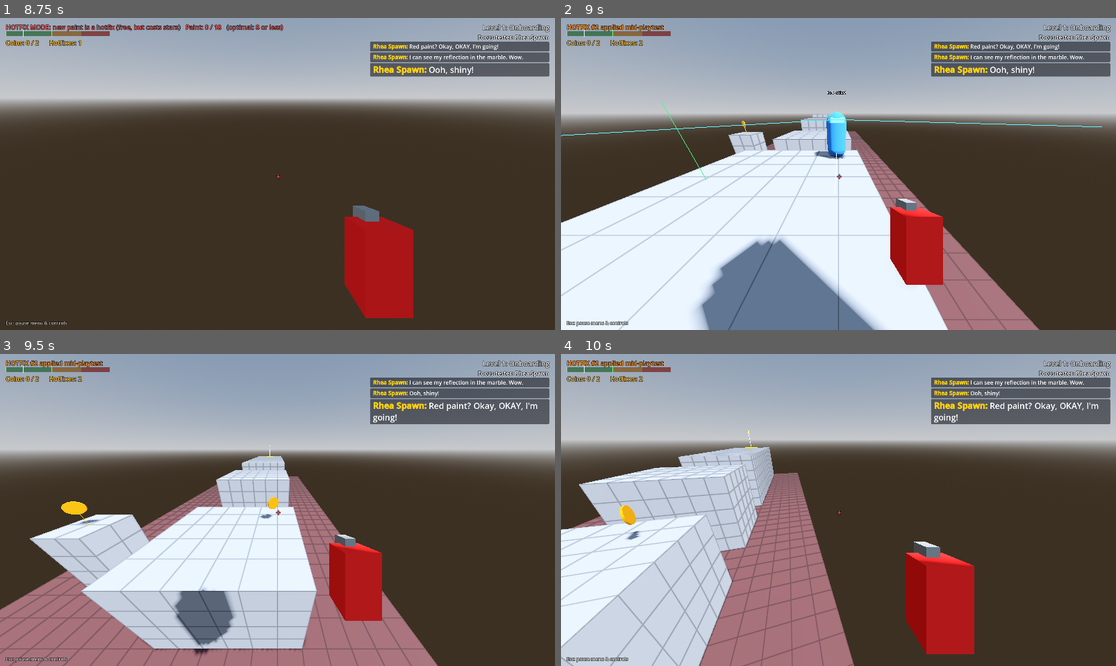
Above: before the commit, frames 1-4 (two rows, left to right).
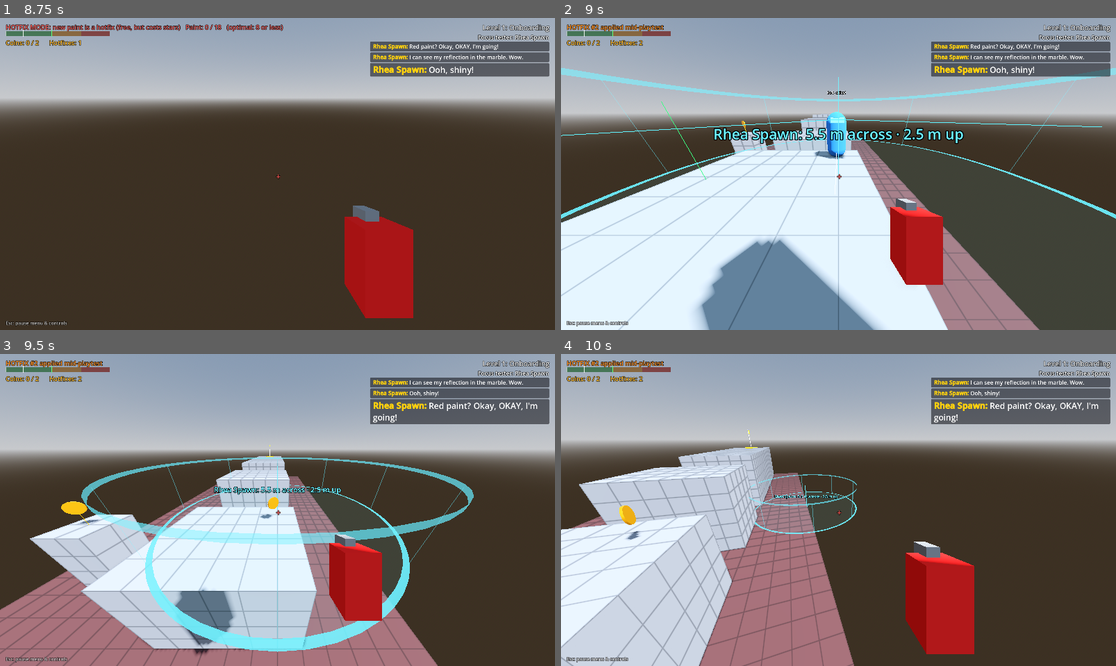
Above: after the commit, the same moments.

Repository: RSghr/yellow-paint
Game: Godot game, scene res://level_select.tscn
Two runs of this game, one before a commit and one after it. Both use one fixed random seed, a clock stepped at 60 frames per second and the inputs below.
Inputs (mouse positions are in pixels of both pictures, inside the frame that each line leads up to):
- Up to frame 1 (8.75 s): click "Start" at 0.5 s; click "Start" at 1.25 s; click (22, 42) at 2.02 s; click "Accept & grab the paint" at 2.75 s; click "Start session" at 3.5 s; tap Enter (start_test) at 4.25, 8 s; move the mouse to (271, 180) at 4.27 s; hold Space (jump) 4.28-5.03 s; hold W (move_forward) 4.28-6.5 s; click (271, 180) at 4.42 s; move the mouse to (316, 177) at 5.02 s; tap Backspace (clear_paint) at 5.1 s; tap Space (jump) at 5.27, 5.3, 5.57, 6.05, 7.52, 7.55, 7.82, 8.27, 8.3, 8.57 s; move the mouse to (233, 170) at 5.77 s; hold Z (lock_mouse) 5.78-6.5 s; drag from (305, 174) to (111, 127) at 6.52 s; move the mouse to (255, 167) at 7.27 s; press the mouse at (255, 167) at 7.28 s; hold W (move_forward) from 7.28 s (still down); tap V (toggle_ai_debug) at 7.9 s; move the mouse to (305, 174) at 8.02 s; release the mouse at (305, 174) at 8.03 s; right-click (305, 174) at 8.1 s
- Up to frame 2 (9 s): keep holding W (move_forward); tap R (reset_runner) at 8.75 s; move the mouse to (810, 174) at 8.77 s; hold Shift (sprint) from 8.78 s (still down); click (810, 174) at 8.92 s
- Up to frame 3 (9.5 s): keep holding W (move_forward); keep holding Shift (sprint); tap Space (jump) at 9.05 s
- Up to frame 4 (10 s): move the mouse to (849, 503) at 9.52 s; release W (move_forward) at 9.53 s; release Shift (sprint) at 9.53 s; hold D (move_right) from 9.53 s (still down); tap Enter (start_test) at 9.6 s; tap Space (jump) at 9.77, 9.8 s

Frame 1 is identical in both runs. In frame 2, 2.9% of the frame differs, in the area x 0-100%, y 16-65%; in frame 3, 5.5%, in the area x 14-86%, y 33-96%; in frame 4, 0.4%.

Commit message:
V debug view: jump reach cylinder
A single cylinder shows the current tester's reach: ground band = how far it
jumps, floating band = how high a ledge it can land on, with a label giving
the numbers. Drawn every frame, centred on the floor the operator aims at
(on the tester while spectating). Depth-tested, so ledges cut the bands.

Co-Authored-By: Claude Opus 5.5 <noreply@anthropic.com>
Claude-Session: https://claude.ai/code/session_01W5jG8cMnz72ugdxaP4H6QQ

Diff:
--- a/game.gd
+++ b/game.gd
@@ -39,6 +39,7 @@
 var round_stars: Array[int] = [0, 0, 0]  ## Stars per round (0 = not finished yet).
 var round_times: Array = [null, null, null]  ## {tester, session, lost} per finished round (logged, not scored).
 var _retry_hold := 0.0
+var _reach_anchor := Vector3.INF  ## Last floor the operator aimed at (the reach gizmo stays there when aiming at a wall).
 var _attempt_open := false  ## A playtest is running and its stats haven't been logged yet.
 var _round_tested := false  ## This round's tester has been started at least once (retries count after that).
 var _retry_lock := false  ## R must be released before another retry can start.
@@ -157,6 +158,7 @@
 
 func _process(delta: float) -> void:
 	_process_retry_hold(delta)
+	_update_reach_gizmo()
 	if _out_of_paint_timer > 0.0:
 		_out_of_paint_timer -= delta
 		if _out_of_paint_timer <= 0.0:
@@ -186,6 +188,19 @@
 		_start_round(round_index + 1)  # After the 3rd tester it's back to the computer (Tab).
 	elif event.is_action_pressed("back_to_menu"):
 		Progress.to_menu()
+
+
+## V (AI debug view): the tester's jump reach, centred where you aim (on a floor), or on the tester while spectating.
+func _update_reach_gizmo() -> void:
+	if not runner.debug_view:
+		return
+	if spectating:
+		runner.draw_reach(runner.feet())
+		return
+	var hit: Dictionary = operator._aim_ray()
+	if not hit.is_empty() and hit.normal.y > 0.7:
+		_reach_anchor = hit.position
+	runner.draw_reach(_reach_anchor if _reach_anchor != Vector3.INF else runner.feet())
 
 
 ## Hold R for `retry_hold_time` seconds to retry; a bar fills at the bottom of the screen.
--- a/runner.gd
+++ b/runner.gd
@@ -94,6 +94,9 @@
 		debug_view = value
 		if _debug_mesh:
 			_debug_mesh.visible = value
+		if _reach_mesh:
+			_reach_mesh.visible = value
+			_reach_label.visible = value
 
 var state := State.WAITING
 var session_time := 0.0  ## Seconds since the playtest started (stops at the flag). Logged, not scored.
@@ -148,6 +151,8 @@
 @onready var _body: Node3D = $Body
 @onready var _head: Node3D = $Body/Head
 var _debug_mesh: MeshInstance3D
+var _reach_mesh: MeshInstance3D  ## V: the jump reach cylinder (drawn every frame by draw_reach()).
+var _reach_label: Label3D
 
 
 func _ready() -> void:
@@ -1397,6 +1402,82 @@
 	_debug_mesh.material_override = mat
 	_debug_mesh.visible = debug_view
 	add_child(_debug_mesh)
+
+	_reach_mesh = MeshInstance3D.new()
+	_reach_mesh.top_level = true
+	_reach_mesh.mesh = ImmediateMesh.new()
+	var reach_mat := StandardMaterial3D.new()
+	reach_mat.shading_mode = BaseMaterial3D.SHADING_MODE_UNSHADED
+	reach_mat.vertex_color_use_as_albedo = true
+	reach_mat.transparency = BaseMaterial3D.TRANSPARENCY_ALPHA
+	reach_mat.cull_mode = BaseMaterial3D.CULL_DISABLED  # Bands are visible from both sides.
+	_reach_mesh.material_override = reach_mat  # Depth-tested: ledges cut the rings, so you see what's inside.
+	_reach_mesh.visible = debug_view
+	add_child(_reach_mesh)
+	_reach_label = Label3D.new()
+	_reach_label.top_level = true
+	_reach_label.billboard = BaseMaterial3D.BILLBOARD_ENABLED
+	_reach_label.no_depth_test = true
+	_reach_label.font_size = 40
+	_reach_label.pixel_size = 0.01
+	_reach_label.outline_size = 10
+	_reach_label.modulate = REACH_COLOR
+	_reach_label.visible = debug_view
+	add_child(_reach_label)
+
+
+const REACH_COLOR := Color(0.35, 0.9, 1.0)
+
+## The jump reach as one cylinder centred on `center` (a spot it would stand on):
+## bottom ring = how far it can jump, top ring (raised by max_jump_up) = the highest ledge it can land on.
+## A ledge whose top pokes above the top ring is too high; a landing outside the rings is too far.
+## (It takes off 0.6 m back from an edge, so measure from where it would actually stand.)
+func draw_reach(center: Vector3) -> void:
+	var im: ImmediateMesh = _reach_mesh.mesh
+	im.clear_surfaces()
+	if center == Vector3.INF:
+		_reach_label.visible = false
+		return
+	_reach_label.visible = debug_view
+	var r := max_jump_distance
+	var up := max_jump_up
+	var segments := 64
+	var ring := func(a: float) -> Vector3: return Vector3(cos(a), 0, sin(a))
+	im.surface_begin(Mesh.PRIMITIVE_TRIANGLES)
+	for i in segments:
+		var a: Vector3 = ring.call(TAU * i / segments)
+		var b: Vector3 = ring.call(TAU * (i + 1) / segments)
+		# Faint disc on the ground: how far it can jump from here.
+		im.surface_set_color(Color(REACH_COLOR, 0.07))
+		for v in [center + Vector3.UP * 0.03, center + a * r + Vector3.UP * 0.03, center + b * r + Vector3.UP * 0.03]:
+			im.surface_add_vertex(v)
+		# Ground ring: a flat band, easy to see from above.
+		im.surface_set_color(Color(REACH_COLOR, 0.85))
+		var y0 := Vector3.UP * 0.04
+		for v in [center + a * (r - 0.08) + y0, center + a * (r + 0.08) + y0, center + b * (r + 0.08) + y0,
+				center + a * (r - 0.08) + y0, center + b * (r + 0.08) + y0, center + b * (r - 0.08) + y0]:
+			im.surface_add_vertex(v)
+		# Height ring: an upright band at max_jump_up, easy to see from the side.
+		im.surface_set_color(Color(REACH_COLOR, 0.55))
+		var lo := Vector3.UP * (up - 0.06)
+		var hi := Vector3.UP * (up + 0.06)
+		for v in [center + a * r + lo, center + a * r + hi, center + b * r + hi,
+				center + a * r + lo, center + b * r + hi, center + b * r + lo]:
+			im.surface_add_vertex(v)
+	im.surface_end()
+	# Thin uprights joining the rings, and a centre post showing the height.
+	im.surface_begin(Mesh.PRIMITIVE_LINES)
+	im.surface_set_color(Color(REACH_COLOR, 0.35))
+	for i in 8:
+		var a: Vector3 = ring.call(TAU * i / 8.0)
+		im.surface_add_vertex(center + a * r)
+		im.surface_add_vertex(center + a * r + Vector3.UP * up)
+	im.surface_set_color(Color(REACH_COLOR, 0.9))
+	im.surface_add_vertex(center)
+	im.surface_add_vertex(center + Vector3.UP * up)
+	im.surface_end()
+	_reach_label.global_position = center + Vector3.UP * (up * 0.5)  # Mid-height: stays on screen when looking down.
+	_reach_label.text = "%s: %.1f m across · %.1f m up" % [tester_name, r, up]
 
 
 func _draw_debug() -> void:
--- a/settings_menu.gd
+++ b/settings_menu.gd
@@ -25,7 +25,7 @@
 	["reset_runner", "Hold: reset the level / retry this tester"],
 	["toggle_spectator", "Spectator camera (follow the playtester)"],
 	["toggle_tester_card", "Show / hide the focus tester card"],
-	["toggle_ai_debug", "Show what the AI knows"],
+	["toggle_ai_debug", "Show what the AI knows + its jump reach"],
 	["next_level", "Next tester (after a round)"],
 	["back_to_menu", "Level select"],
 	["pause", "Pause menu"],
Not shown, changed: CLAUDE.md
